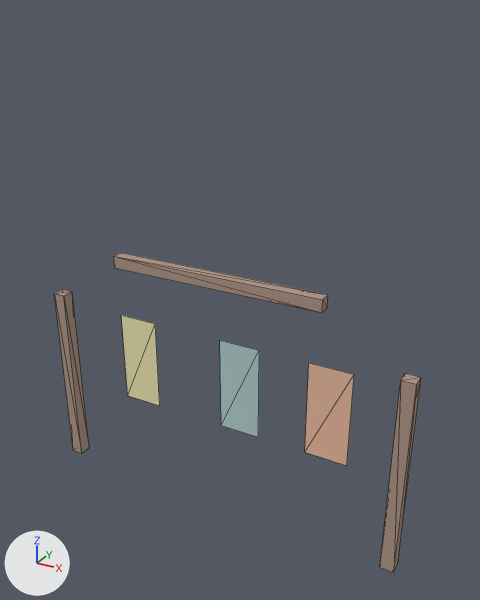
What one commit did to the glTF model public/assets/gltf/harbour-sail-rack-01.glb.
The view is the same before and after, from a camera (50 mm lens) standing at (1.22, -2.02, 2.0) and looking at (0.08, 0.04, 0.96). The axes (+X, +Y, +Z) are drawn at lower left. The lights are the same throughout. The older version comes first. Mesh edges are drawn as thin lines. Where no turn or scale is listed for an object, it has been applied to the vertices. Vertices at exactly the same position are counted once.

The first picture shows 'Crossbar', 'Post_0', 'Post_1', 'Sail_0', 'Sail_1', 'Sail_2'.
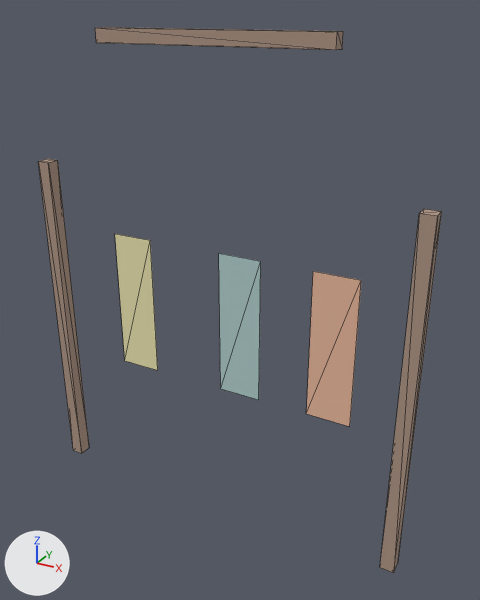
Where the newer file only moved an object's origin or applied its transform, the numbers keep the older frame.

The change, as a diff of the scene's bpy script:
```diff
--- a/public/assets/gltf/harbour-sail-rack-01.glb.py
+++ b/public/assets/gltf/harbour-sail-rack-01.glb.py
@@ me_cube @@
-me_cube.from_pydata(...)  # 8 vertices, 12 faces; spans x -0.027..0.027, y -0.027..0.027, z -0.42..0.42
+me_cube.from_pydata(...)  # 8 vertices, 12 faces; spans x -0.027..0.027, y -0.028..0.027, z -0.42..1.005
+# me_cube part 1
+for i in [1, 3, 5, 7]: me_cube.vertices[i].co += Vector((0.0, 0.0, 0.585))
 me_cube.materials.append(mat_timber)
@@ me_cube_001 @@
-me_cube_001.from_pydata(...)  # 8 vertices, 12 faces; spans x -0.027..0.027, y -0.027..0.027, z -0.42..0.42
+me_cube_001.from_pydata(...)  # 8 vertices, 12 faces; spans x -0.027..0.027, y -0.028..0.027, z -0.42..1.005
+# me_cube_001 part 2
+for i in [1, 3, 5, 7]: me_cube_001.vertices[i].co += Vector((0.0, 0.0, 0.585))
 me_cube_001.materials.append(mat_timber)
@@ me_plane @@
-me_plane.from_pydata(...)  # 4 vertices, 2 faces; spans x -0.09..0.09, y 0.0, z -0.205..0.205
-me_plane.vertices[0].co = (-0.09, 0.0, -0.205)  # pixel (127, 395)
-me_plane.vertices[1].co = (0.09, 0.0, -0.205)  # pixel (159, 405)
-me_plane.vertices[2].co = (-0.09, 0.0, 0.205)  # pixel (121, 315)
-me_plane.vertices[3].co = (0.09, 0.0, 0.205)  # pixel (155, 323)
+me_plane.from_pydata(...)  # 4 vertices, 2 faces; spans x -0.09..0.09, y 0.0, z -0.3..0.3
+# me_plane part 3
+me_plane.vertices[0].co = (-0.09, 0.0, -0.3)  # pixel (124, 360)
+me_plane.vertices[1].co = (0.09, 0.0, -0.3)  # pixel (157, 370)
+me_plane.vertices[2].co = (-0.09, 0.0, 0.3)  # pixel (114, 233)
+me_plane.vertices[3].co = (0.09, 0.0, 0.3)  # pixel (150, 240)
 me_plane.materials.append(mat_sailmaterial_0)
@@ me_plane_001 @@
-me_plane_001.from_pydata(...)  # 4 vertices, 2 faces; spans x -0.09..0.09, y 0.0, z -0.205..0.205
-me_plane_001.vertices[0].co = (-0.09, 0.0, -0.205)  # pixel (221, 425)
-me_plane_001.vertices[1].co = (0.09, 0.0, -0.205)  # pixel (258, 437)
-me_plane_001.vertices[2].co = (-0.09, 0.0, 0.205)  # pixel (219, 340)
-me_plane_001.vertices[3].co = (0.09, 0.0, 0.205)  # pixel (259, 350)
+me_plane_001.from_pydata(...)  # 4 vertices, 2 faces; spans x -0.09..0.09, y 0.0, z -0.3..0.3
+# me_plane_001 part 4
+me_plane_001.vertices[0].co = (-0.09, 0.0, -0.3)  # pixel (220, 388)
+me_plane_001.vertices[1].co = (0.09, 0.0, -0.3)  # pixel (258, 399)
+me_plane_001.vertices[2].co = (-0.09, 0.0, 0.3)  # pixel (218, 253)
+me_plane_001.vertices[3].co = (0.09, 0.0, 0.3)  # pixel (260, 261)
 me_plane_001.materials.append(mat_sailmaterial_1)
@@ me_plane_002 @@
-me_plane_002.from_pydata(...)  # 4 vertices, 2 faces; spans x -0.09..0.09, y 0.0, z -0.205..0.205
-me_plane_002.vertices[0].co = (-0.09, 0.0, -0.205)  # pixel (304, 452)
-me_plane_002.vertices[1].co = (0.09, 0.0, -0.205)  # pixel (346, 465)
-me_plane_002.vertices[2].co = (-0.09, 0.0, 0.205)  # pixel (308, 362)
-me_plane_002.vertices[3].co = (0.09, 0.0, 0.205)  # pixel (354, 374)
+me_plane_002.from_pydata(...)  # 4 vertices, 2 faces; spans x -0.09..0.09, y 0.0, z -0.3..0.3
+# me_plane_002 part 5
+me_plane_002.vertices[0].co = (-0.09, 0.0, -0.3)  # pixel (306, 413)
+me_plane_002.vertices[1].co = (0.09, 0.0, -0.3)  # pixel (349, 426)
+me_plane_002.vertices[2].co = (-0.09, 0.0, 0.3)  # pixel (313, 271)
+me_plane_002.vertices[3].co = (0.09, 0.0, 0.3)  # pixel (361, 280)
 me_plane_002.materials.append(mat_sailmaterial_2)
@@ ob_crossbar @@
 ob_crossbar = bpy.data.objects.new('Crossbar', me_cube_002)
-ob_crossbar.location = (0.0, -0.016, 1.05)
+ob_crossbar.location = (0.0, -0.016, 1.907)
@@ ob_sail_0 @@
 ob_sail_0 = bpy.data.objects.new('Sail_0', me_plane)
-ob_sail_0.location = (-0.42, 0.044, 0.56)
+ob_sail_0.location = (-0.42, 0.044, 0.837)
@@ ob_sail_1 @@
 ob_sail_1 = bpy.data.objects.new('Sail_1', me_plane_001)
-ob_sail_1.location = (0.08, 0.044, 0.56)
+ob_sail_1.location = (0.08, 0.044, 0.837)
@@ ob_sail_2 @@
 ob_sail_2 = bpy.data.objects.new('Sail_2', me_plane_002)
-ob_sail_2.location = (0.47, 0.044, 0.56)
+ob_sail_2.location = (0.47, 0.044, 0.837)
```

What differs and where, as boxes [x1, y1, x2, y2] in the pictures (480 x 600 px):
'Sail_2', reshaped, moved (12% wider, 50% taller)
    before: [305, 363, 354, 466]
    after: [306, 271, 361, 426]
'Crossbar', moved
    before: [114, 253, 328, 313]
    after: [95, 27, 343, 50]
'Post_1', reshaped (50% wider, 82% taller)
    before: [380, 373, 421, 573]
    after: [380, 209, 442, 573]
'Sail_1', reshaped, moved (7% wider, 51% taller)
    before: [220, 340, 259, 437]
    after: [219, 253, 261, 400]
'Sail_0', reshaped, moved (10% wider, 49% taller)
    before: [121, 315, 160, 406]
    after: [115, 234, 158, 370]
'Post_0', reshaped (44% wider, 79% taller)
    before: [54, 289, 89, 453]
    after: [38, 159, 89, 453]
